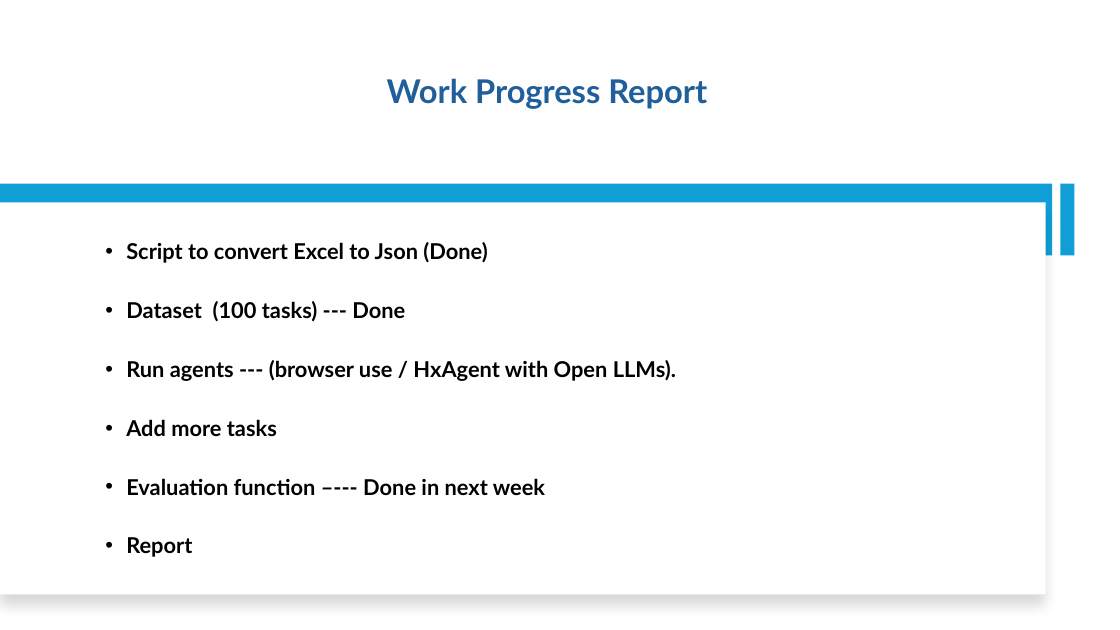
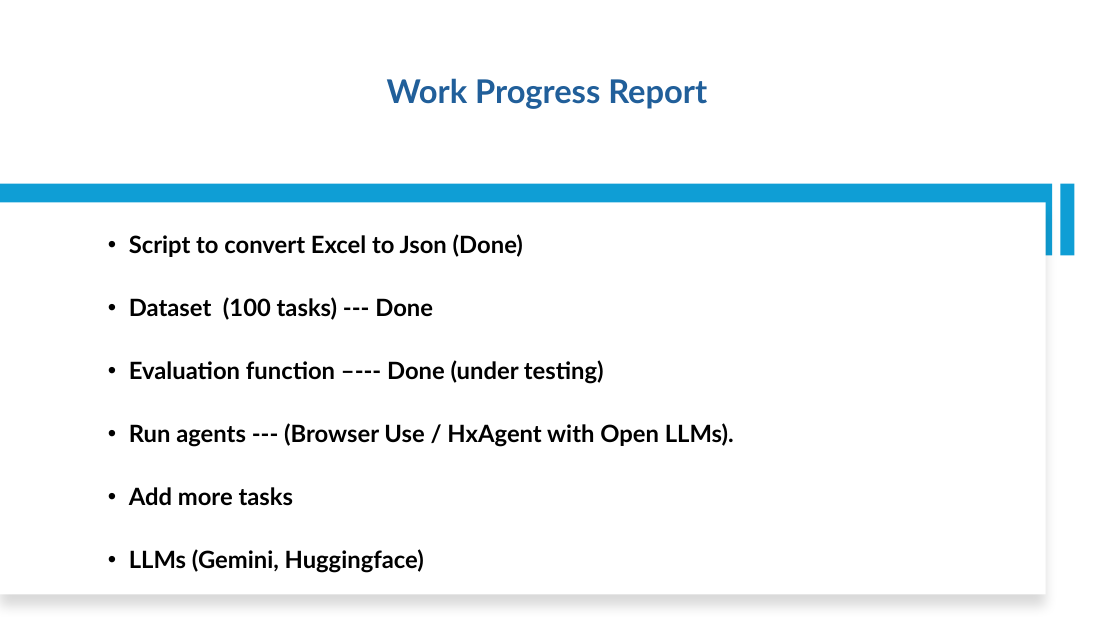
Before and after one commit to nguyennguyen6bk/web-space, a slide deck: slide 13 of Report.pptx. Drawn at 1120x630 pixels with LibreOffice and Linux fonts; fonts in the diff are those of the drawing. Boxes give left, top, right and bottom in pixels: in the first picture for what was removed or moved away, otherwise in the second. Text is boxed around its words. In the diff, an @@ line names an element or a change of style, - is before the commit and + after.

```diff
--- a/Report.pptx
+++ b/Report.pptx
@@ text at (129, 234, 523, 506): size 18.7 to 20.4 pt in "Script to convert Excel to Json (Done)", "Dataset (100 tasks) --- Done", "Add more tasks" @@
@@ text at (129, 360, 734, 447): text changed; size 18.7 to 20.4 pt @@
-• Run agents --- (browser use / HxAgent with Open LLMs).
+• Evaluation function –--- Done (under testing)
+• Run agents --- (Browser Use / HxAgent with Open LLMs).
@@ text at (129, 549, 424, 573): text changed; size 18.7 to 20.4 pt @@
-• Evaluation function –--- Done in next week
-• Report
+• LLMs (Gemini, Huggingface)
```
Also in this commit, not shown: 1 slide added, 25 other files.
